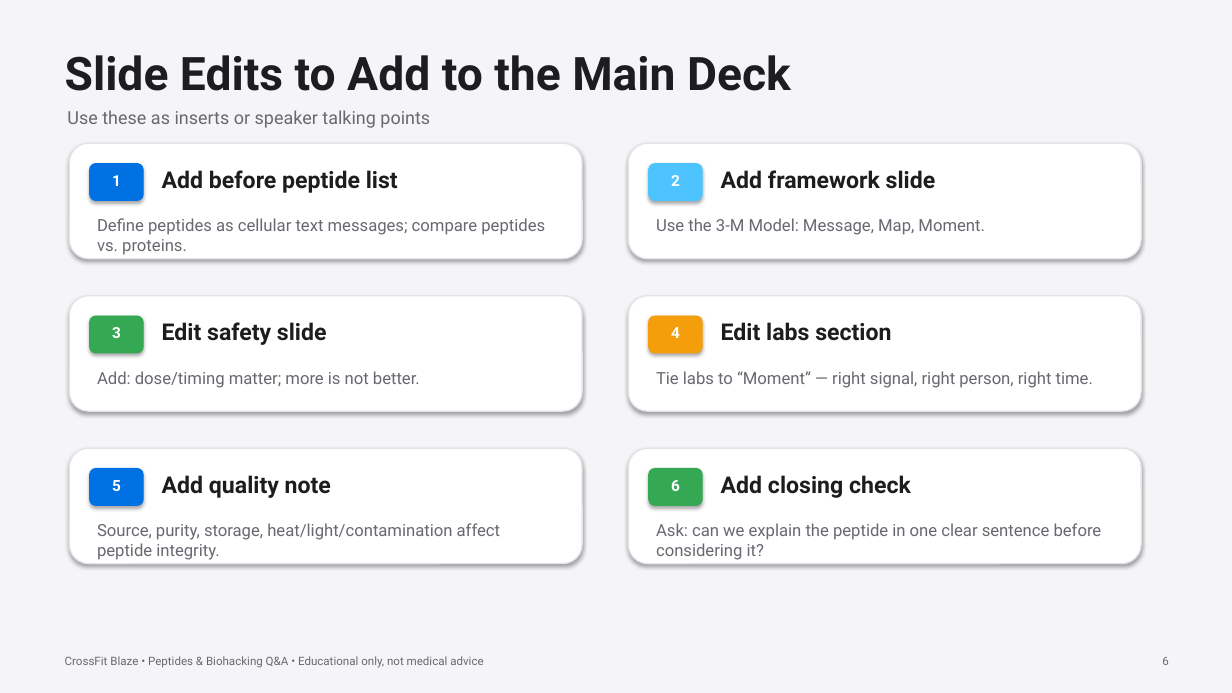
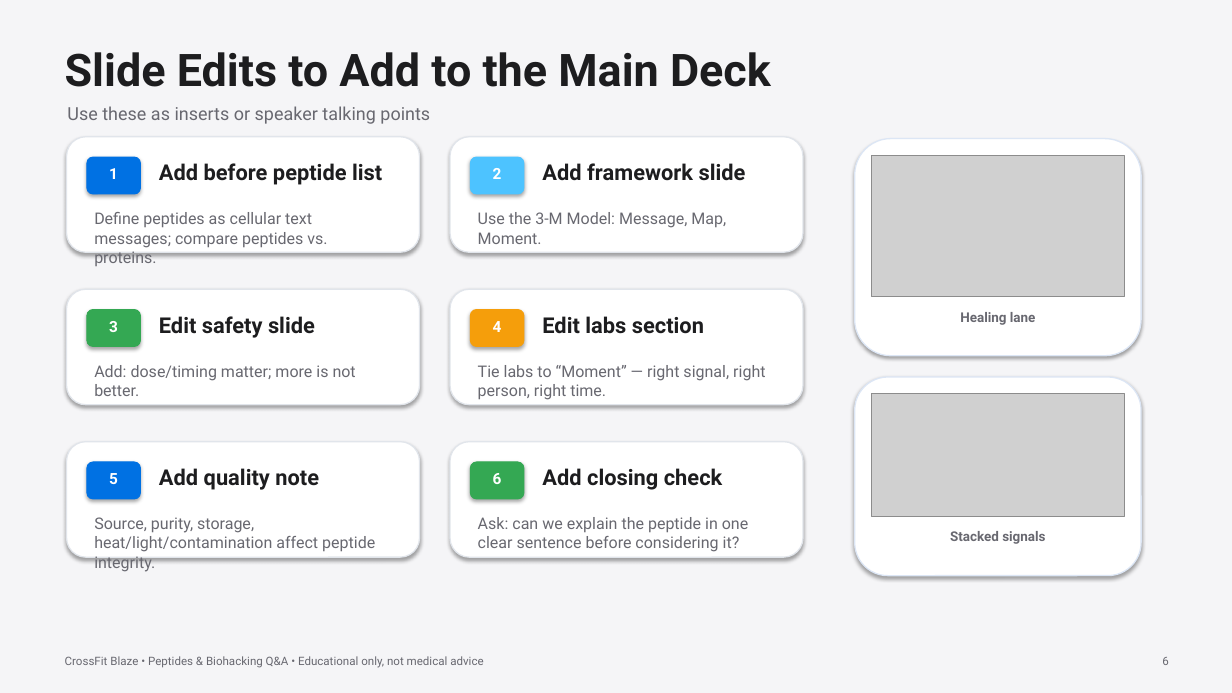
Before and after one commit to Blazefit/daneel-landing-page-deploy, a slide deck: slide 6 of clinic-powerpoint/blaze-peptide-clinic-video-additions.pptx. Drawn at 1232x693 pixels with LibreOffice and Linux fonts; fonts in the diff are those of the drawing; grey boxes stand for pictures. Boxes give left, top, right and bottom in pixels: in the first picture for what was removed or moved away, otherwise in the second. Text is boxed around its words. In the diff, an @@ line names an element or a change of style, - is before the commit and + after.

Commit message:
Fix clinic PowerPoint images and hosted assets

```diff
--- a/clinic-powerpoint/blaze-peptide-clinic-video-additions.pptx
+++ b/clinic-powerpoint/blaze-peptide-clinic-video-additions.pptx
@@ text "Slide Edits to Add to ..." at bbox=[65, 52, 771, 87]: size 36 to 35 pt @@
@@ text "Use these as inserts or ...": place and size @@
-text "Use these as inserts or ..." at bbox=[67, 110, 430, 128]
+text "Use these as inserts or ..." at bbox=[67, 106, 430, 124]
@@ rounded rectangle: place and size @@
-rounded rectangle at bbox=[69, 143, 582, 259]
+rounded rectangle at bbox=[67, 137, 420, 252]
@@ rounded rectangle: place and size @@
-rounded rectangle at bbox=[628, 143, 1141, 259]
+rounded rectangle at bbox=[450, 137, 803, 252]
@@ rounded rectangle added at bbox=[855, 139, 1141, 356], fill #FFFFFF, outline #DCE6F5 1 pt @@
@@ 3 texts, 3 rounded rectangles: place and size @@
-3 texts, 3 rounded rectangles at bbox=[90, 164, 143, 506]
+3 texts, 3 rounded rectangles at bbox=[87, 157, 140, 499]
@@ text "Add before peptide list": place and size @@
-text "Add before peptide list" at bbox=[162, 170, 398, 193]
+text "Add before peptide list" at bbox=[159, 163, 382, 185]
@@ text "Add framework slide": place and size @@
-text "Add framework slide" at bbox=[721, 170, 936, 189]
+text "Add framework slide" at bbox=[542, 163, 746, 181]
@@ picture added at bbox=[872, 155, 1125, 297] @@
@@ text "Use the 3-M Model: Message, ...": place and size @@
-text "Use the 3-M Model: Message, ..." at bbox=[656, 218, 984, 235]
+text "Use the 3-M Model: Message, ..." at bbox=[478, 212, 726, 244]
@@ rounded rectangle: place and size @@
-rounded rectangle at bbox=[69, 296, 582, 411]
+rounded rectangle at bbox=[67, 289, 420, 405]
@@ rounded rectangle: place and size @@
-rounded rectangle at bbox=[628, 296, 1141, 411]
+rounded rectangle at bbox=[450, 289, 803, 405]
@@ size 18 to 17 pt in 6 elements at bbox=[159, 163, 382, 185], bbox=[159, 316, 315, 338], bbox=[159, 468, 319, 490], bbox=[542, 468, 722, 490], bbox=[542, 163, 746, 181], bbox=[542, 316, 704, 334] @@
@@ text "Edit labs section": place and size @@
-text "Edit labs section" at bbox=[721, 322, 891, 341]
+text "Edit labs section" at bbox=[542, 316, 704, 334]
@@ text added at bbox=[960, 312, 1036, 325], 10.5 pt, text #686870, bold @@
+Healing lane
@@ size 13 to 12.5 pt in 6 elements at bbox=[94, 212, 327, 266], bbox=[94, 365, 356, 396], bbox=[94, 517, 375, 572], bbox=[478, 212, 726, 244], bbox=[478, 517, 748, 552], bbox=[478, 365, 765, 400] @@
@@ text "Tie labs to “Moment” — ...": place and size @@
-text "Tie labs to “Moment” — ..." at bbox=[656, 371, 1093, 388]
+text "Tie labs to “Moment” — ..." at bbox=[478, 365, 765, 400]
@@ rounded rectangle added at bbox=[855, 377, 1141, 576], fill #FFFFFF, outline #DCE6F5 1 pt @@
@@ picture added at bbox=[872, 394, 1125, 517] @@
@@ rounded rectangle: place and size @@
-rounded rectangle at bbox=[69, 448, 582, 564]
+rounded rectangle at bbox=[67, 442, 420, 557]
@@ rounded rectangle: place and size @@
-rounded rectangle at bbox=[628, 448, 1141, 564]
+rounded rectangle at bbox=[450, 442, 803, 557]
@@ text "Add quality note": place and size @@
-text "Add quality note" at bbox=[162, 475, 331, 498]
+text "Add quality note" at bbox=[159, 468, 319, 490]
@@ 3 texts, 3 rounded rectangles: place and size @@
-3 texts, 3 rounded rectangles at bbox=[649, 164, 702, 506]
+3 texts, 3 rounded rectangles at bbox=[470, 157, 524, 499]
@@ text "Add closing check": place and size @@
-text "Add closing check" at bbox=[721, 475, 911, 498]
+text "Add closing check" at bbox=[542, 468, 722, 490]
@@ text "Ask: can we explain the ...": place and size @@
-text "Ask: can we explain the ..." at bbox=[656, 523, 1102, 556]
+text "Ask: can we explain the ..." at bbox=[478, 517, 748, 552]
@@ text added at bbox=[950, 531, 1045, 544], 10.5 pt, text #686870, bold @@
+Stacked signals
```
Also in this commit, not shown: 5 other slides changed, 11 other files.
